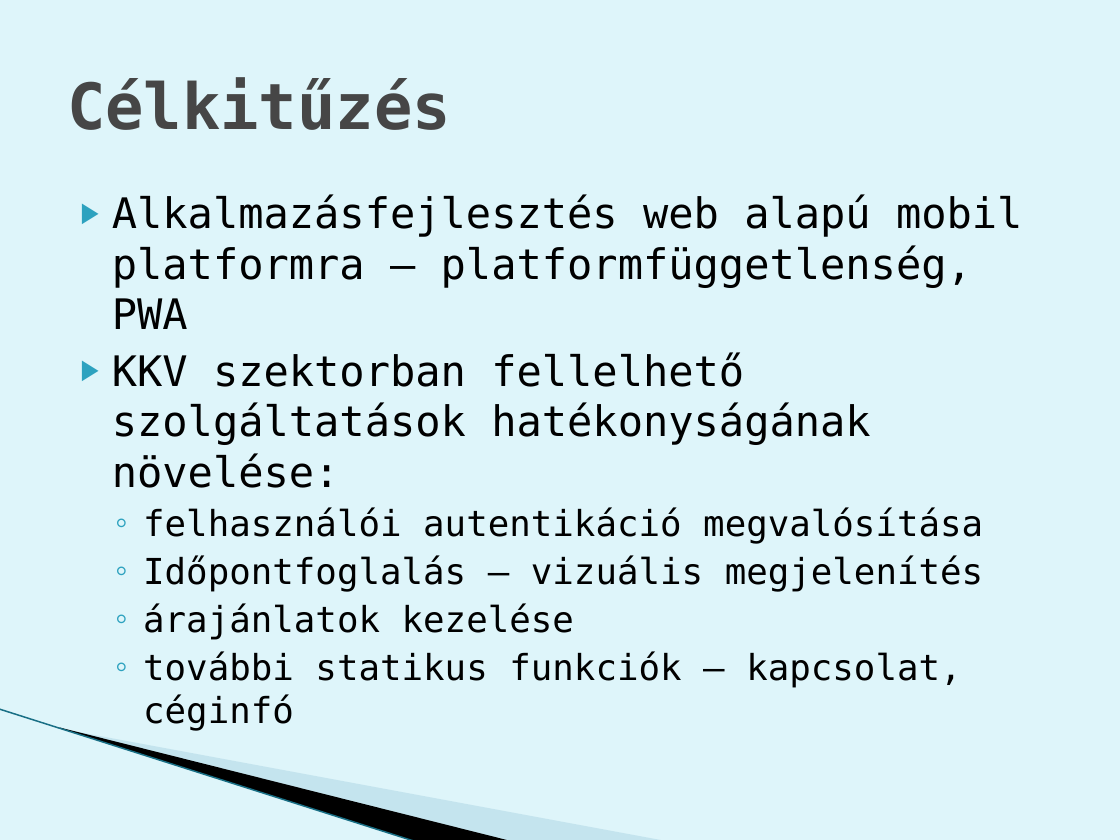
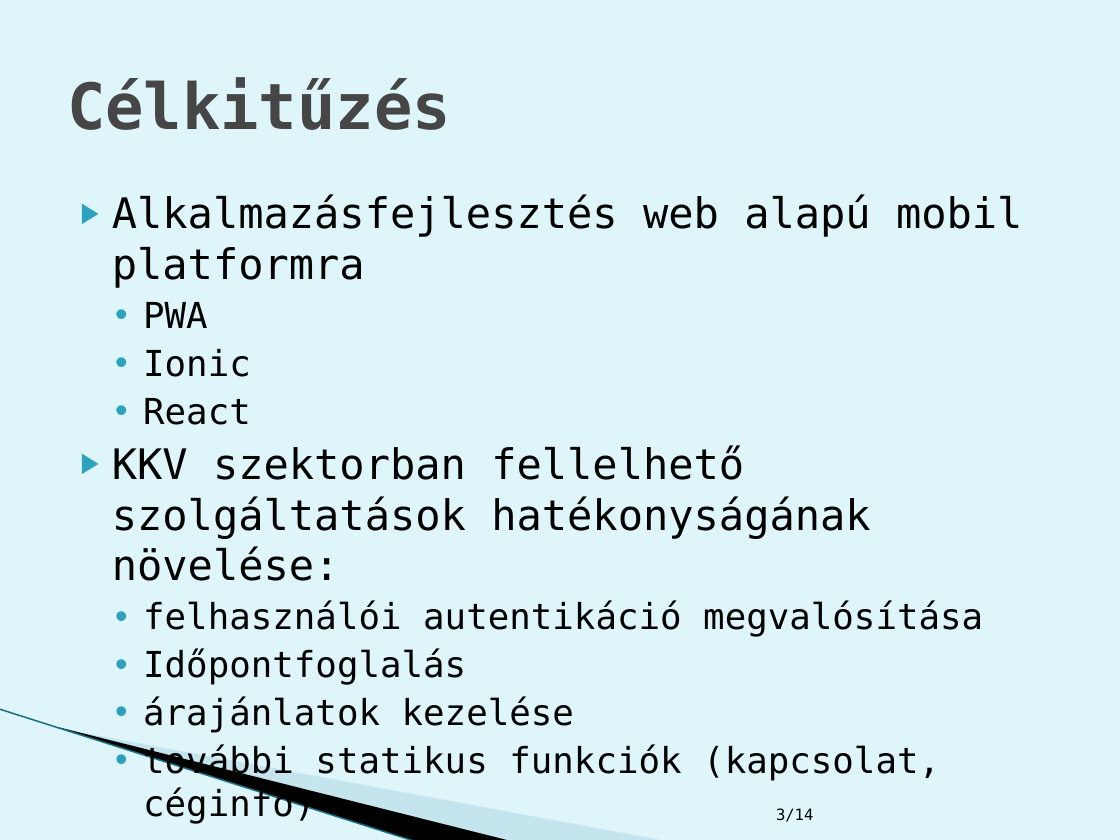
Before and after one commit to abafalvib/Projektlabor, a slide deck: slide 3 of projektlab.pptx. Drawn at 1120x840 pixels with LibreOffice and Linux fonts; fonts in the diff are those of the drawing; background and template pictures are left out. Boxes give left, top, right and bottom in pixels: in the first picture for what was removed or moved away, otherwise in the second. Text is boxed around its words. In the diff, an @@ line names an element or a change of style, - is before the commit and + after.

```diff
--- a/projektlab.pptx
+++ b/projektlab.pptx
@@ text at [112, 194, 1022, 425]: text changed @@
-▶ Alkalmazásfejlesztés web alapú mobil platformra – platformfüggetlenség, PWA
+▶ Alkalmazásfejlesztés web alapú mobil platformra
+  • PWA
+  • Ionic
+  • React
@@ text at [143, 601, 983, 733]: bullet ◦ to • @@
@@ text at [143, 649, 466, 685]: text changed @@
-  ◦ Időpontfoglalás – vizuális megjelenítés
+  • Időpontfoglalás
@@ text at [143, 745, 940, 824]: text changed @@
-  ◦ további statikus funkciók – kapcsolat, céginfó
+  • további statikus funkciók (kapcsolat, céginfó)
@@ text added at [776, 808, 813, 822], 10 pt, text #000000 @@
+3/14
```
Also in this commit, not shown: 11 other slides changed, 2 slides added, 3 slides removed, 1 other file.
